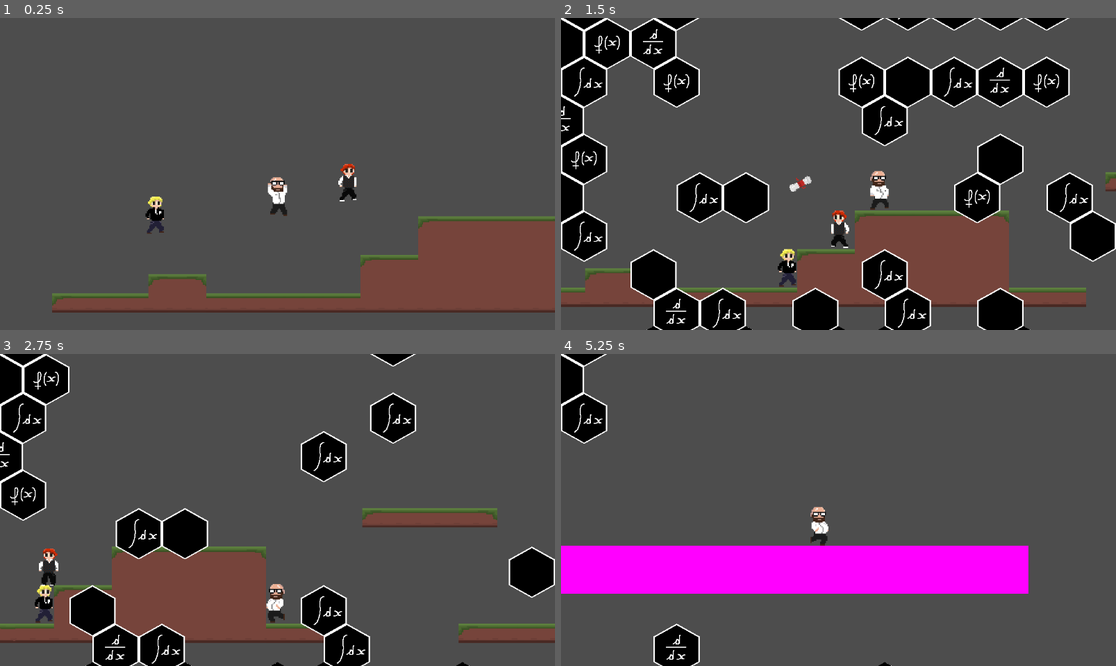
Above: before the commit, frames 1-4 (two rows, left to right).
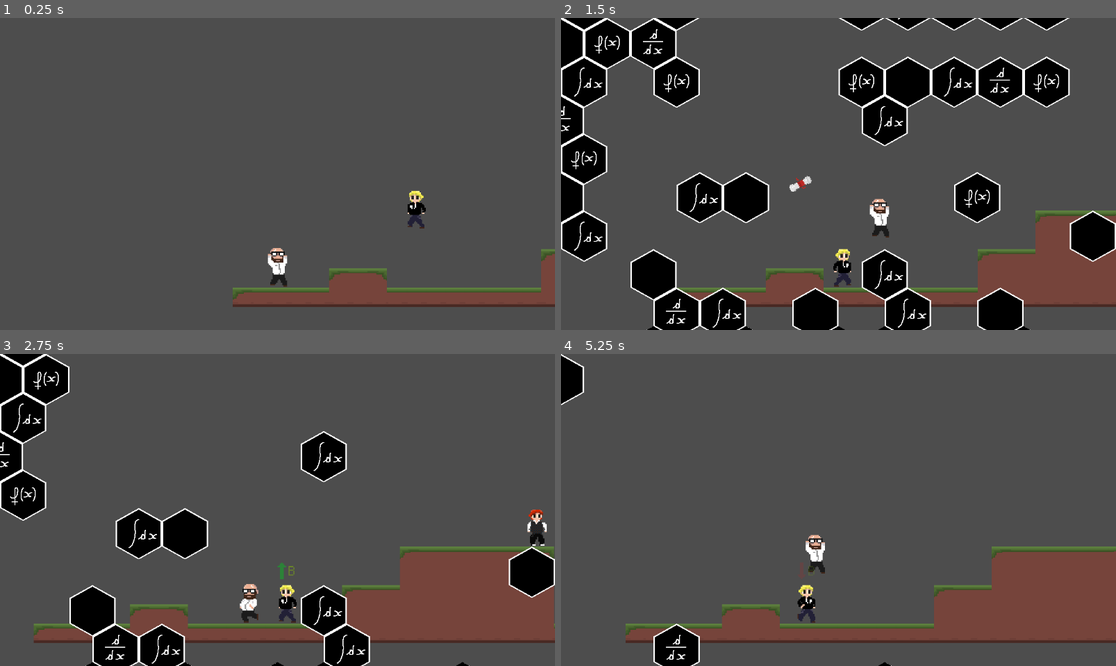
Above: after the commit, the same moments.

Repository: rddtz/training-gj
Game: Godot game, scene res://Scenes/main.tscn
Two runs of this game, one before a commit and one after it. Both use one fixed random seed, a clock stepped at 60 frames per second and the inputs below. The engine's default icon, where the game draws it, is replaced by a stand-in: a white triangle on a blue panel in a dark square.
Inputs (mouse positions are in pixels of both pictures, inside the frame that each line leads up to):
- Up to frame 1 (0.25 s): no input
- Up to frame 2 (1.5 s): tap Enter (ui_accept) at 0.5 s; move the mouse to (960, 158) at 0.52 s; hold J 0.53-1.28 s; hold D (moveRight) from 0.53 s (still down); tap Space (jump) at 0.77 s; move the mouse to (727, 189) at 1.27 s; click (727, 189) at 1.35 s
- Up to frame 3 (2.75 s): tap Space (jump) at 1.52 s; tap J at 1.55 s; move the mouse to (333, 441) at 2.02 s; release D (moveRight) at 2.03 s; hold A (moveLeft) from 2.03 s (still down); hold J from 2.03 s (still down)
- Up to frame 4 (5.25 s): move the mouse to (810, 572) at 2.77 s; release A (moveLeft) at 2.78 s; release J at 2.78 s; hold D (moveRight) 2.78-4.28 s; tap U at 2.85 s; tap Space (jump) at 3.02, 3.77, 4.52 s; tap J at 3.05, 4.55 s; move the mouse to (1005, 556) at 3.52 s; hold J 3.53-4.28 s; move the mouse to (672, 463) at 4.27 s; hold A (moveLeft) 4.28-5.03 s; click (672, 463) at 4.35 s; move the mouse to (866, 510) at 5.02 s; hold D (moveRight) from 5.03 s (still down); hold J from 5.03 s (still down)

The runs differ from the first frame. In frame 1, 13% of the frame differs, in the area x 9-100%, y 46-95%; in frame 2, 15%; in frame 3, 20%; in frame 4, 26%, in the area x 0-100%, y 0-93%.

Commit message:
arrumei as transicao

Diff:
--- a/Scenes/Killzone.tscn
+++ b/Scenes/Killzone.tscn
@@ -12,7 +12,7 @@
 
 func _on_timer_timeout() -> void:
 	# da reload na cena main
-	get_tree().reload_current_scene()
+	Global.transition_diamond(\"\", 1)
 "
 
 [sub_resource type="WorldBoundaryShape2D" id="WorldBoundaryShape2D_r81re"]
--- /dev/null
+++ b/Scenes/diamond_transition.tscn
@@ -0,0 +1,80 @@
+[gd_scene load_steps=7 format=3 uid="uid://degrs5o4gymif"]
+
+[ext_resource type="Shader" path="res://Shaders/diamond_transition.gdshader" id="1_dviwv"]
+[ext_resource type="Script" path="res://Scripts/hex_transition.gd" id="1_ne7wj"]
+
+[sub_resource type="ShaderMaterial" id="ShaderMaterial_jb7gh"]
+shader = ExtResource("1_dviwv")
+shader_parameter/progress = 0.0
+shader_parameter/pixel_size = 30.0
+
+[sub_resource type="Animation" id="Animation_k0txd"]
+resource_name = "transition"
+length = 2.5
+tracks/0/type = "value"
+tracks/0/imported = false
+tracks/0/enabled = true
+tracks/0/path = NodePath("CanvasLayer/ColorRect:material:shader_parameter/progress")
+tracks/0/interp = 1
+tracks/0/loop_wrap = true
+tracks/0/keys = {
+"times": PackedFloat32Array(0, 1, 1.5, 2.5),
+"transitions": PackedFloat32Array(1, 1, 1, 1),
+"update": 0,
+"values": [0.0, 1.0, 1.0, 0.0]
+}
+tracks/1/type = "method"
+tracks/1/imported = false
+tracks/1/enabled = true
+tracks/1/path = NodePath(".")
+tracks/1/interp = 1
+tracks/1/loop_wrap = true
+tracks/1/keys = {
+"times": PackedFloat32Array(1),
+"transitions": PackedFloat32Array(1),
+"values": [{
+"args": [],
+"method": &"change_scene"
+}]
+}
+
+[sub_resource type="Animation" id="Animation_pq5nf"]
+length = 0.001
+tracks/0/type = "value"
+tracks/0/imported = false
+tracks/0/enabled = true
+tracks/0/path = NodePath("CanvasLayer/ColorRect:material:shader_parameter/progress")
+tracks/0/interp = 1
+tracks/0/loop_wrap = true
+tracks/0/keys = {
+"times": PackedFloat32Array(0),
+"transitions": PackedFloat32Array(1),
+"update": 0,
+"values": [0.0]
+}
+
+[sub_resource type="AnimationLibrary" id="AnimationLibrary_xmsnq"]
+_data = {
+"RESET": SubResource("Animation_pq5nf"),
+"transition": SubResource("Animation_k0txd")
+}
+
+[node name="DiamondTransition" type="Node2D"]
+script = ExtResource("1_ne7wj")
+
+[node name="CanvasLayer" type="CanvasLayer" parent="."]
+layer = 2
+
+[node name="ColorRect" type="ColorRect" parent="CanvasLayer"]
+material = SubResource("ShaderMaterial_jb7gh")
+anchors_preset = 15
+anchor_right = 1.0
+anchor_bottom = 1.0
+grow_horizontal = 2
+grow_vertical = 2
+color = Color(0, 0, 0, 1)
+
+[node name="AnimationPlayer" type="AnimationPlayer" parent="."]
+libraries = {
+"": SubResource("AnimationLibrary_xmsnq")
+}
--- a/Scenes/hex_transition.tscn
+++ b/Scenes/hex_transition.tscn
@@ -9,6 +9,21 @@
 shader_parameter/size = Vector2(96, 80)
 shader_parameter/value = 0.0
 shader_parameter/albedo_tex = ExtResource("2_hhjfn")
+
+[sub_resource type="Animation" id="Animation_im2ci"]
+length = 0.001
+tracks/0/type = "value"
+tracks/0/imported = false
+tracks/0/enabled = true
+tracks/0/path = NodePath("CanvasLayer/ColorRect:material:shader_parameter/value")
+tracks/0/interp = 1
+tracks/0/loop_wrap = true
+tracks/0/keys = {
+"times": PackedFloat32Array(0),
+"transitions": PackedFloat32Array(1),
+"update": 0,
+"values": [0.0]
+}
 
 [sub_resource type="Animation" id="Animation_uj8p5"]
 resource_name = "transition"
@@ -40,21 +55,6 @@
 }]
 }
 
-[sub_resource type="Animation" id="Animation_im2ci"]
-length = 0.001
-tracks/0/type = "value"
-tracks/0/imported = false
-tracks/0/enabled = true
-tracks/0/path = NodePath("CanvasLayer/ColorRect:material:shader_parameter/value")
-tracks/0/interp = 1
-tracks/0/loop_wrap = true
-tracks/0/keys = {
-"times": PackedFloat32Array(0),
-"transitions": PackedFloat32Array(1),
-"update": 0,
-"values": [0.0]
-}
-
 [sub_resource type="AnimationLibrary" id="AnimationLibrary_5yjwp"]
 _data = {
 "RESET": SubResource("Animation_im2ci"),
@@ -80,4 +80,3 @@
 libraries = {
 "": SubResource("AnimationLibrary_5yjwp")
 }
-autoplay = "transition"
--- a/Scenes/main.tscn
+++ b/Scenes/main.tscn
@@ -16,7 +16,7 @@
 
 [node name="Player" parent="." instance=ExtResource("2_gw71t")]
 unique_name_in_owner = true
-position = Vector2(1, -44)
+position = Vector2(-149, 23)
 
 [node name="AnimatedSprite2D" parent="Player" index="0"]
 animation = &"fall"
@@ -24,9 +24,9 @@
 [node name="Killzone" parent="." instance=ExtResource("3_x5q7e")]
 
 [node name="Inimigo_corajoso" parent="." instance=ExtResource("4_ca0fm")]
-position = Vector2(-111, -29)
+position = Vector2(-20, -29)
 
 [node name="Inimigo_medroso" parent="." instance=ExtResource("6_kn8rk")]
-position = Vector2(49, -56)
+position = Vector2(232, -59)
 
 [editable path="Player"]
--- a/Scenes/mapa.tscn
+++ b/Scenes/mapa.tscn
@@ -1,6 +1,6 @@
 [gd_scene load_steps=5 format=4 uid="uid://wwvf1u6me303"]
 
-[ext_resource type="Texture2D" uid="uid://0ygqa5nfm6un" path="res://Assets/tiles_teste/tiles.png" id="1_f3f8e"]
+[ext_resource type="Texture2D" uid="uid://0ygqa5nfm6un" path="res://Scenes/tiles_teste/tiles.png" id="1_f3f8e"]
 [ext_resource type="PackedScene" uid="uid://c3i8gm52v0aqp" path="res://Scenes/Killzone.tscn" id="2_q6htg"]
 
 [sub_resource type="TileSetAtlasSource" id="TileSetAtlasSource_an7dp"]
--- a/Scripts/ataque.gd
+++ b/Scripts/ataque.gd
@@ -3,8 +3,6 @@
 var speed := 300
 var angle := 0.0
 @onready var sprite_2d: Sprite2D = $Sprite2D
-
-@onready var player: CharacterBody2D = %Player
 
 func move(delta: float):
 	sprite_2d.rotate(0.2)
@@ -21,6 +19,11 @@
 
 func _on_body_entered(body: Node2D) -> void:
 	if body.name == "Inimigo_medroso" or body.name == "Inimigo_corajoso":
-		body.vida -= 1
-		body.grade_node.down()
-	destroy()
+		if body.vida > 0:
+			body.vida -= 1
+			body.grade_node.down()
+			body.animation_player.stop()
+			body.animation_player.play("hit")
+			destroy()
+	elif body.name != "Player":
+		destroy()
--- a/Scripts/global.gd
+++ b/Scripts/global.gd
@@ -7,7 +7,7 @@
 var zoom_speed := .1
 var zoom_size := 2
 
-var transition_resource := preload("res://Scenes/hex_transition.tscn")
+#var transition_resource := preload("res://Scenes/hex_transition.tscn")
 
 # Called when the node enters the scene tree for the first time.
 func _ready() -> void:
@@ -42,7 +42,13 @@
 	zoom_size = size
 	zoom_speed = speed
 
-func transition(next_scene : String):
-	var tran := transition_resource.instantiate()
-	tran.next_scene = next_scene
-	get_tree().current_scene.add_child(tran, true)
+#func transition(next_scene : String):
+	#var tran := transition_resource.instantiate()
+	#tran.next_scene = next_scene
+	#get_tree().current_scene.add_child(tran, true)
+
+func transition_hex(next_scene : String, reset : bool):
+	HexTransition.fade_in(next_scene, reset)
+
+func transition_diamond(next_scene : String, reset : bool):
+	DiamondTransition.fade_in(next_scene, reset)
--- a/Scripts/grade_enemy.gd
+++ b/Scripts/grade_enemy.gd
@@ -28,4 +28,4 @@
 	change_grade()
 	arrow_sprite.play("down")
 	animation_player.stop()
-	animation_player.play("dissolve")
+	animation_player.play("dissolve_2.0")
--- a/Scripts/hex_transition.gd
+++ b/Scripts/hex_transition.gd
@@ -1,6 +1,8 @@
 extends Node2D
 
 @export var next_scene : String
+@onready var animation_player: AnimationPlayer = $AnimationPlayer
+var reset_scene := false
 
 # Called when the node enters the scene tree for the first time.
 func _ready() -> void:
@@ -11,5 +13,14 @@
 func _process(delta: float) -> void:
 	pass
 
+func fade_in(next : String, reset : bool):
+	next_scene = next
+	reset_scene = reset
+	animation_player.stop()
+	animation_player.play("transition")
+
 func change_scene():
-	get_tree().change_scene_to_file(next_scene)
+	if !reset_scene:
+		get_tree().change_scene_to_file(next_scene)
+	else:
+		get_tree().reload_current_scene()
--- a/Scripts/testes.gd
+++ b/Scripts/testes.gd
@@ -20,7 +20,7 @@
 		click = false
 
 	if Input.is_key_pressed(KEY_J) && !click2:
-		Global.transition(scene_path)
+		Global.transition_hex(scene_path, 0)
 		click2 = true
 
 	if !Input.is_key_pressed(KEY_J):
--- /dev/null
+++ b/Shaders/diamond_transition.gdshader
@@ -0,0 +1,21 @@
+shader_type canvas_item;
+
+uniform float progress : hint_range(0,1);
+uniform float pixel_size = 15.0;
+
+
+
+void fragment()
+{
+	//Tipo Diamante Pixel
+	float xFraction = fract(FRAGCOORD.x / pixel_size);
+	float yFraction = fract(FRAGCOORD.y / pixel_size);
+
+	float xDistance = abs(xFraction - 0.5);
+	float yDistance = abs(yFraction - 0.5);
+
+	if (xDistance + yDistance + UV.x + UV.y > progress * 4.0)
+	{
+		discard;
+	}
+}
--- a/project.godot
+++ b/project.godot
@@ -18,6 +18,8 @@
 [autoload]
 
 Global="*res://Scripts/global.gd"
+HexTransition="*res://Scenes/hex_transition.tscn"
+DiamondTransition="*res://Scenes/diamond_transition.tscn"
 
 [input]
 
